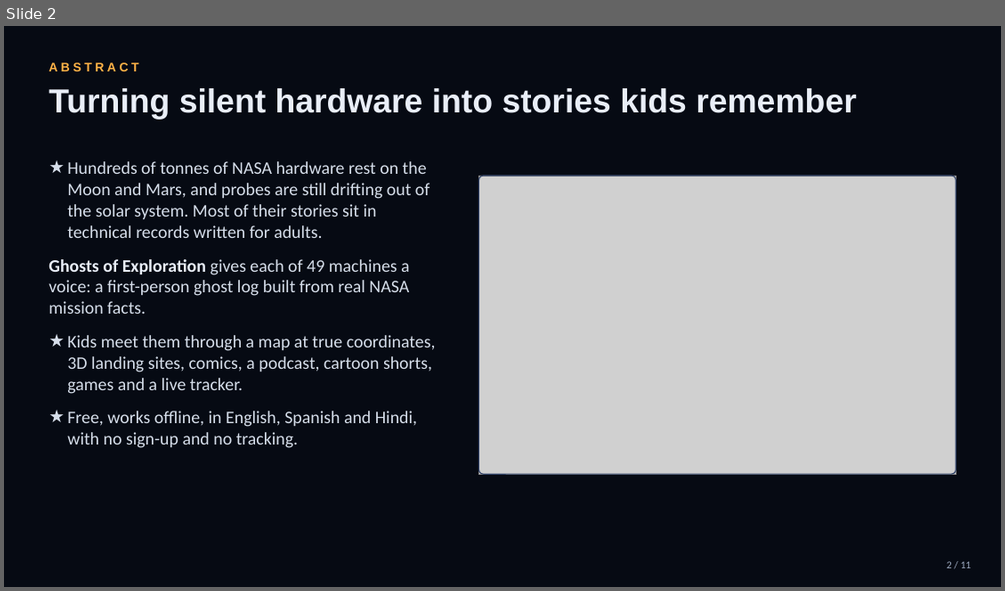
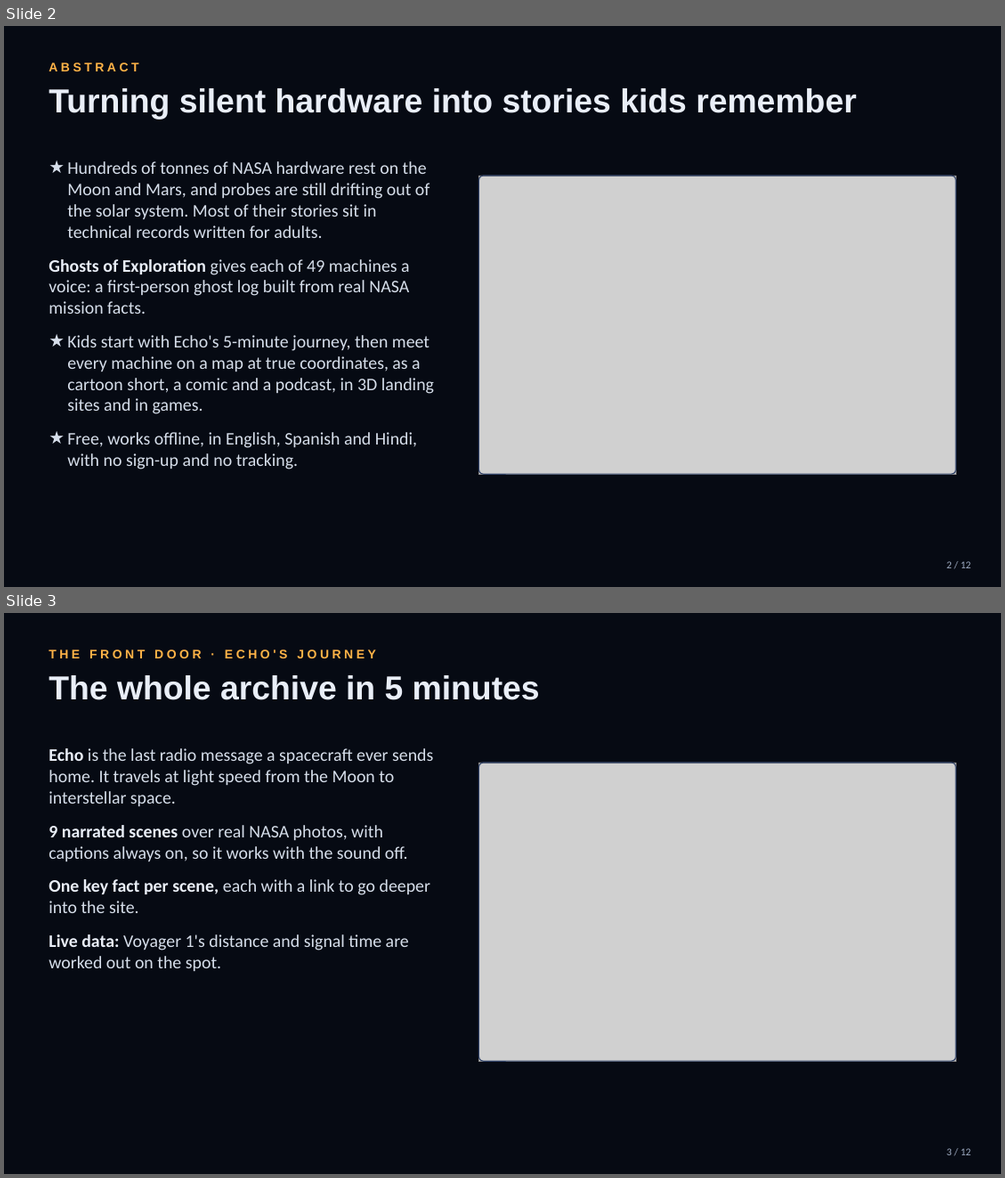
Before and after one commit to Agneay-Community-Hub/Invictus, a slide deck: docs/pitch-deck.pptx. Shown one above the other, each under a label of ours: slide 2 before the commit, slides 2 and 3 after it. The pictures are 1005x591 and 1005x1178 pixels, drawn with LibreOffice and Linux fonts; fonts in the diff are those of the drawing; grey boxes stand for pictures; background and template pictures are left out. Boxes give left, top, right and bottom in pixels: in the first picture for what was removed or moved away, otherwise in the second. Text is boxed around its words. In the diff, an @@ line names an element or a change of style, - is before the commit and + after.

```diff
--- a/docs/pitch-deck.pptx
+++ b/docs/pitch-deck.pptx
@@ slide 3 added at (4, 613, 1001, 1174), background #060A13 @@
@@ text added at (48, 649, 376, 658), 12 pt, text #FFB347, bold @@
+THE FRONT DOOR · ECHO'S JOURNEY
@@ text added at (48, 675, 540, 700), 32 pt, text #E9EEF7, bold @@
+The whole archive in 5 minutes
@@ text added at (48, 748, 433, 971), 17 pt, text #D6DEEA @@
+★ Echo is the last radio message a spacecraft ever sends home. It travels at light speed from the Moon to interstellar space.
+★ 9 narrated scenes over real NASA photos, with captions always on, so it works with the sound off.
+★ One key fact per scene, each with a link to go deeper into the site.
+★ Live data: Voyager 1's distance and signal time are worked out on the spot.
@@ picture added at (479, 763, 956, 1061) @@
@@ rounded rectangle added at (479, 763, 956, 1061), outline #2F4166 1 pt @@
@@ text added at (947, 1148, 971, 1155), 10 pt, text #9EABC2 @@
+3 / 12
@@ slide 2 changed as well @@
@@ text at (67, 335, 434, 414): text changed @@
-★ Kids meet them through a map at true coordinates, 3D landing sites, comics, a podcast, cartoon shorts, games and a live tracker.
+★ Kids start with Echo's 5-minute journey, then meet every machine on a map at true coordinates, as a cartoon short, a comic and a podcast, in 3D landing sites and in games.
```
Also in this commit, not shown: 10 other slides changed, 44 other files.
